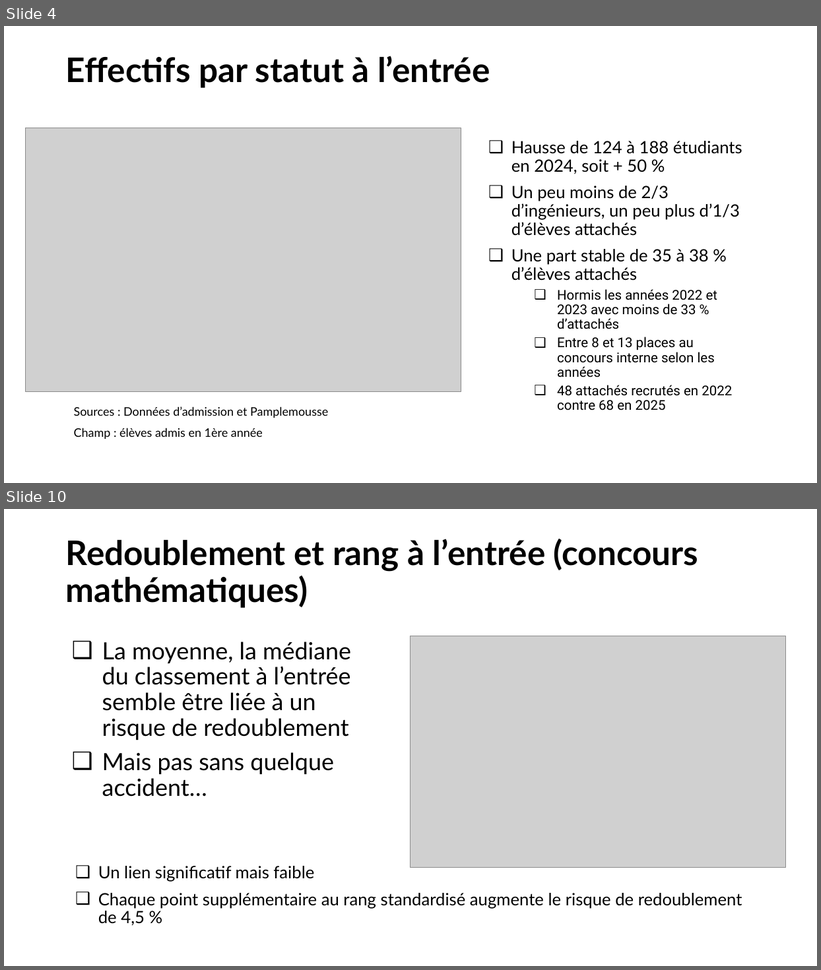
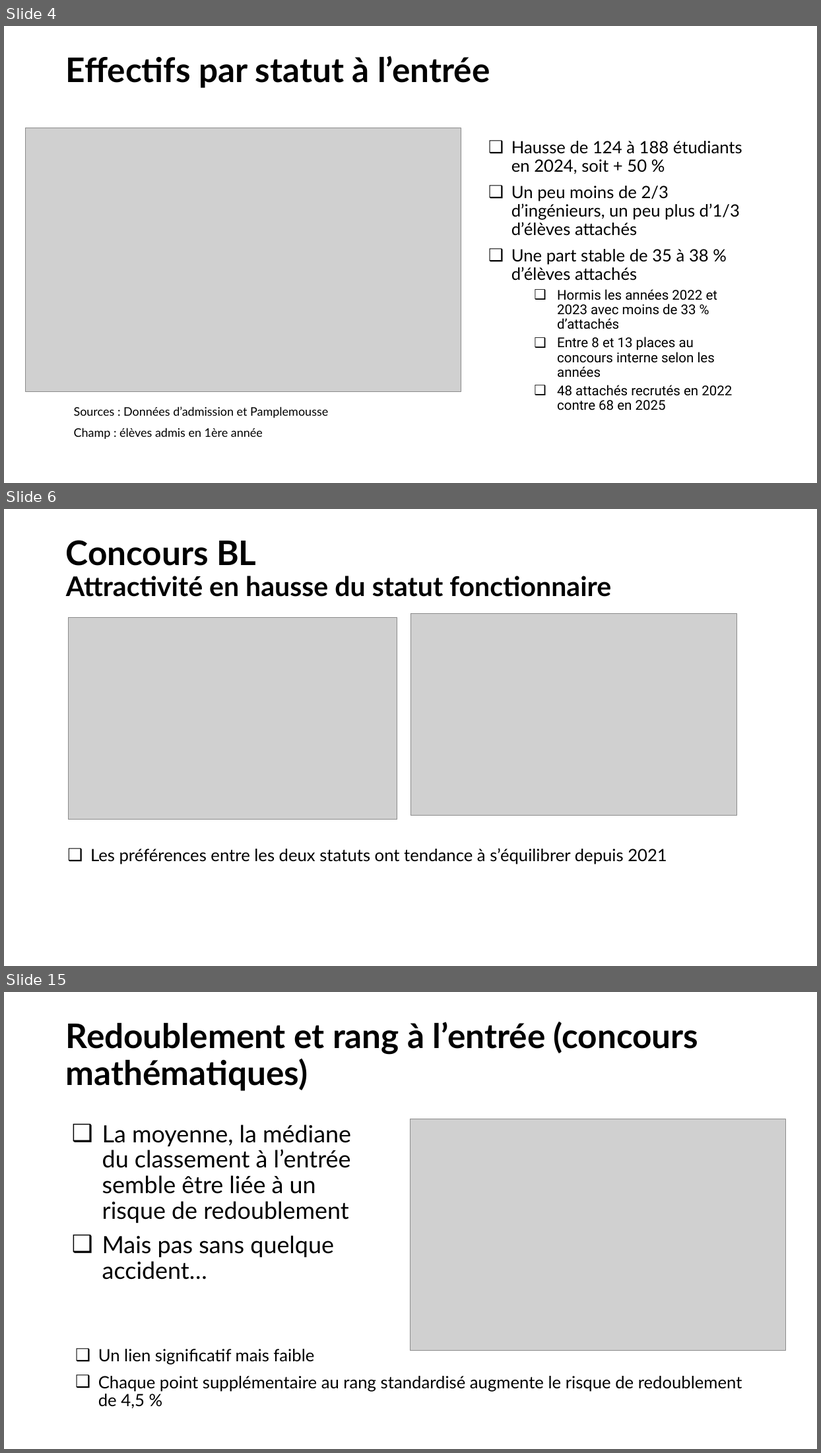
Before and after one commit to chlesieur/analyse_bdd_eleves_ensai, a slide deck: presentation/Presentation_trajectoires_etudiants_ENSAI.pptx. Shown one above the other, each under a label of ours: slides 4 and 10 before the commit, slides 4, 6 and 15 after it; the slides between them are not shown. The pictures are 821x970 and 821x1453 pixels, drawn with LibreOffice and Linux fonts; fonts in the diff are those of the drawing; grey boxes stand for pictures; background and template pictures are left out. Boxes give left, top, right and bottom in pixels: in the first picture for what was removed or moved away, otherwise in the second. Text is boxed around its words. In the diff, an @@ line names an element or a change of style, - is before the commit and + after.

```diff
--- a/presentation/Presentation_trajectoires_etudiants_ENSAI.pptx
+++ b/presentation/Presentation_trajectoires_etudiants_ENSAI.pptx
@@ slide 6 added at (4, 509, 817, 966), background picture (left out) @@
@@ title added at (66, 540, 611, 597), 32 pt, text #000000, bold @@
+Concours BL
+Attractivité en hausse du statut fonctionnaire
@@ picture added at (68, 618, 397, 819) @@
@@ picture added at (411, 613, 737, 815) @@
@@ text added at (90, 848, 667, 865), 20 pt, text #000000 @@
+❑ Les préférences entre les deux statuts ont tendance à s’équilibrer depuis 2021
@@ what was slide 10 is now slide 15 @@
```
Also in this commit, not shown: 9 slides changed, 5 other slides added, 9 other files.
